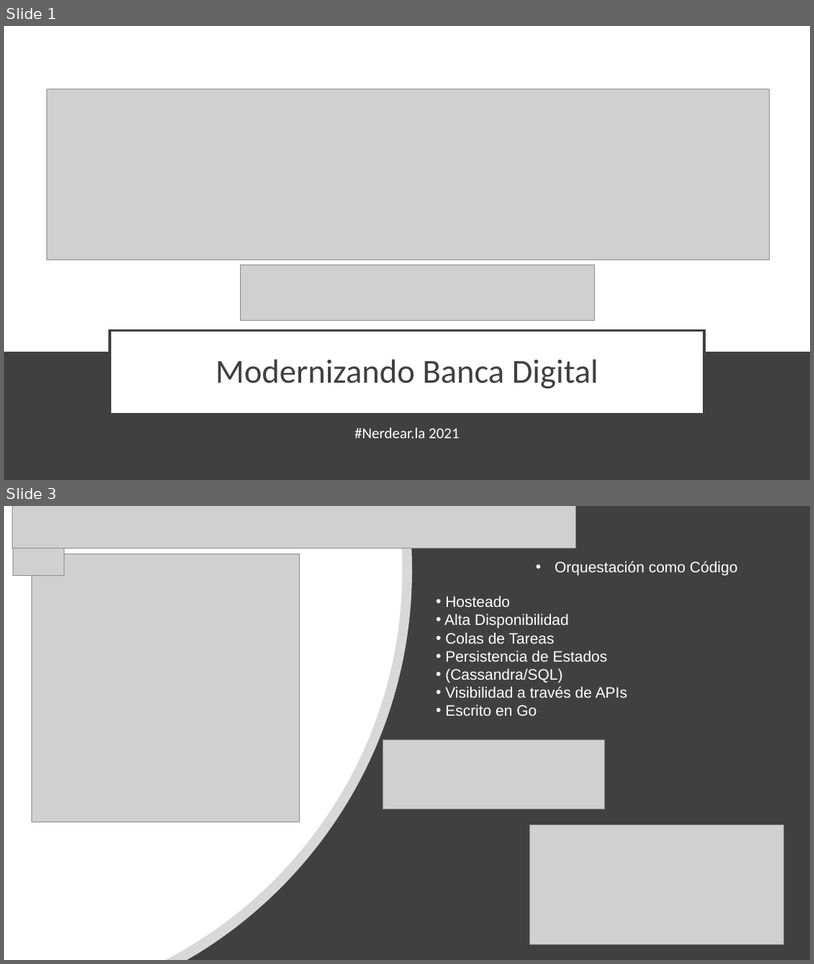
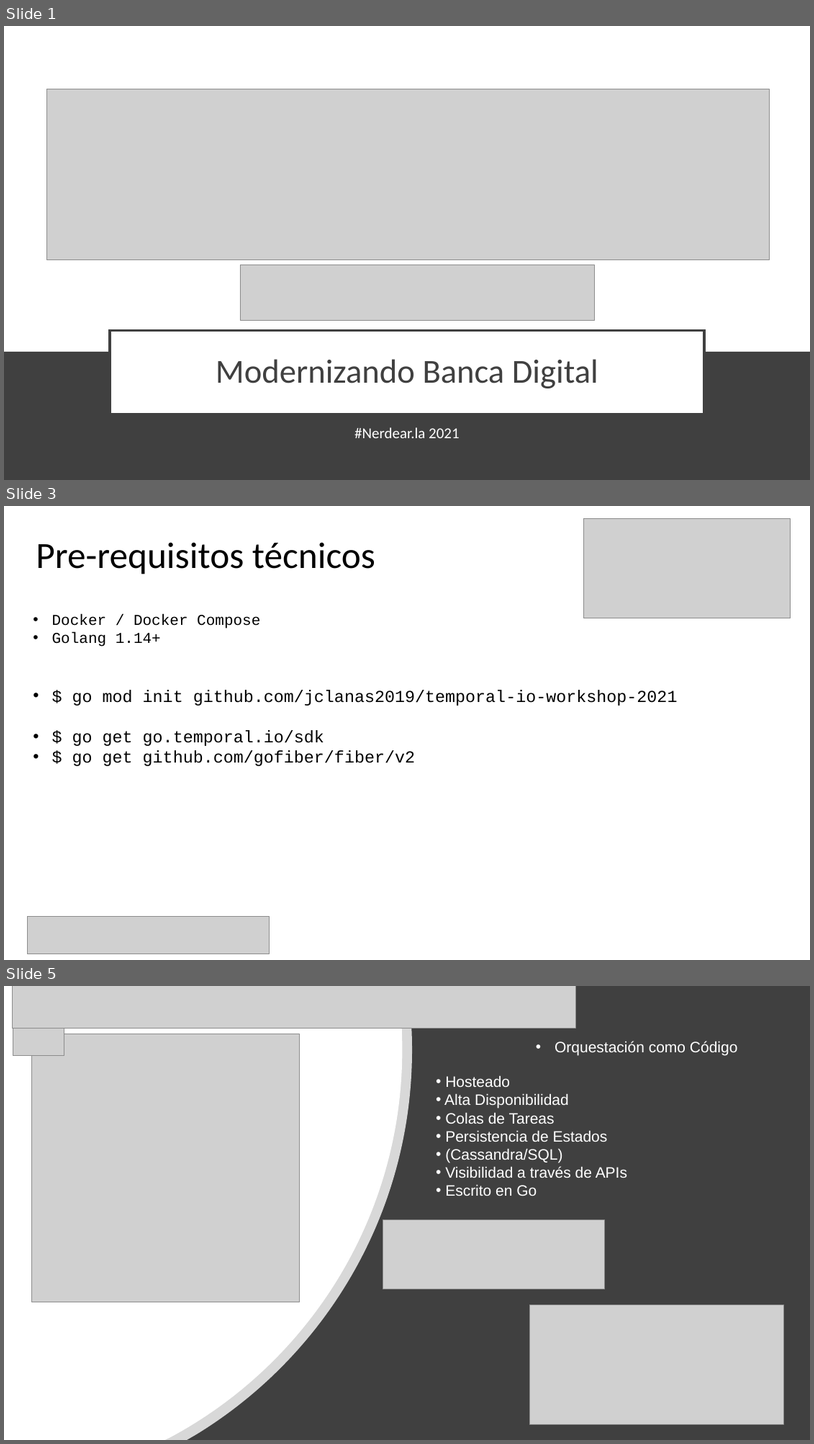
Before and after one commit to jclanas2019/temporal-io-workshop-2021, a slide deck: Nerdearla2021.pptx. Shown one above the other, each under a label of ours: slides 1 and 3 before the commit, slides 1, 3 and 5 after it; the slides between them are not shown. The pictures are 814x964 and 814x1444 pixels, drawn with LibreOffice and Linux fonts; fonts in the diff are those of the drawing; grey boxes stand for pictures. Boxes give left, top, right and bottom in pixels: in the first picture for what was removed or moved away, otherwise in the second. Text is boxed around its words. In the diff, an @@ line names an element or a change of style, - is before the commit and + after.

```diff
--- a/Nerdearla2021.pptx
+++ b/Nerdearla2021.pptx
@@ slide 3 added at (4, 506, 810, 960), background #FFFFFF @@
@@ picture added at (584, 519, 791, 618) @@
@@ title added at (36, 542, 376, 574), 44 pt, text #000000 @@
+Pre-requisitos técnicos
@@ text added at (52, 614, 260, 646), 18 pt, text #000000 @@
+• Docker / Docker Compose
+• Golang 1.14+
@@ text added at (72, 690, 678, 766), 20 pt, text #000000 @@
+• $ go mod init github.com/jclanas2019/temporal-io-workshop-2021
+• $ go get go.temporal.io/sdk
+• $ go get github.com/gofiber/fiber/v2
@@ picture added at (27, 916, 269, 954) @@
@@ what was slide 3 is now slide 5 @@
```
Also in this commit, not shown: 1 slide changed, 7 other slides added.
